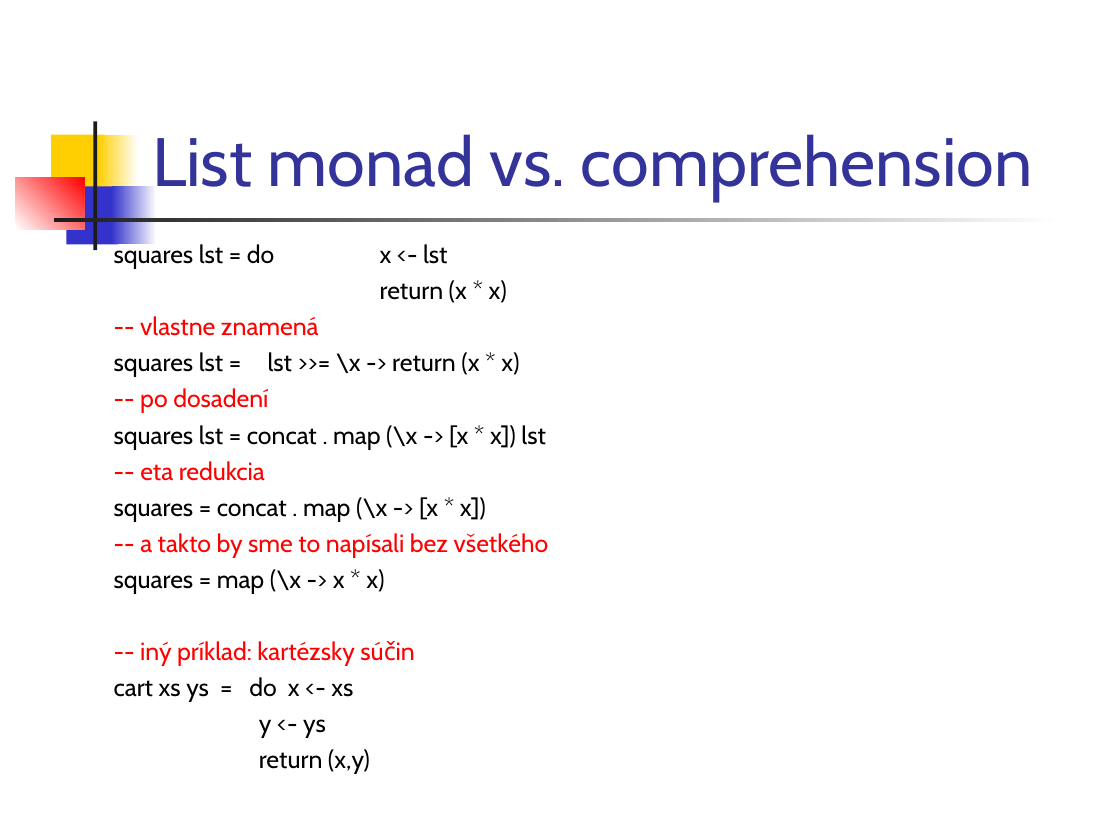
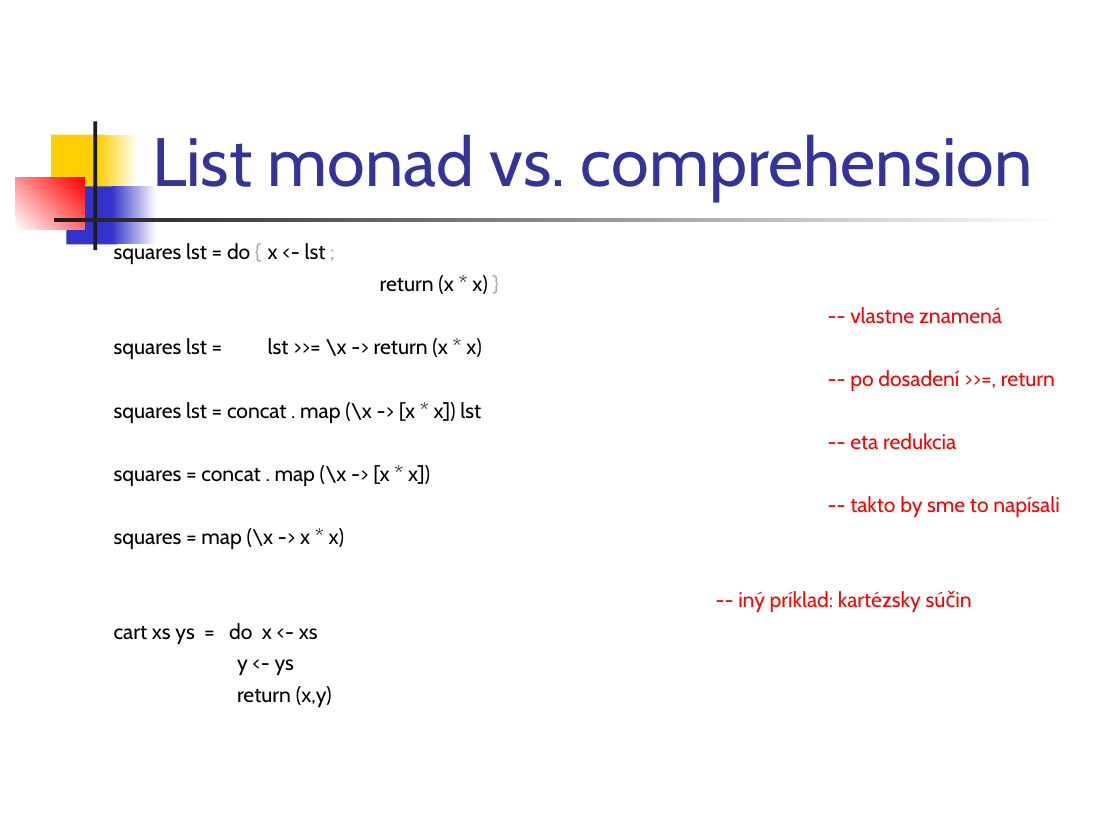
Before and after one commit to Funkcionalne/Prednasky, a slide deck: slide 13 of 12/12_fpro.ppt (slide 12 before the commit). Drawn at 1120x840 pixels with LibreOffice and Linux fonts; fonts in the diff are those of the drawing. Boxes give left, top, right and bottom in pixels: in the first picture for what was removed or moved away, otherwise in the second. Text is boxed around its words. In the diff, an @@ line names an element or a change of style, - is before the commit and + after.

```diff
--- a/12/12_fpro.ppt
+++ b/12/12_fpro.ppt
@@ text at (114, 242, 488, 294): text changed; size 16 to 13.6 pt @@
-squares lst = do x <- lst
-return (x * x)
+squares lst = do { x <- lst ;
+return (x * x) }
@@ text at (114, 307, 1002, 707): size 16 to 13.6 pt in "-- vlastne znamená", "squares lst = lst >>= \x -> ...", "squares lst = concat . map (\x ...", "-- eta redukcia" and 6 more places @@
@@ text at (850, 370, 1055, 391): text changed; size 16 to 13.6 pt @@
--- po dosadení
+-- po dosadení >>=, return
@@ text at (850, 496, 1059, 517): text changed; size 16 to 13.6 pt @@
--- a takto by sme to napísali bez všetkého
+-- takto by sme to napísali
```
Also in this commit, not shown: 18 other slides changed, 2 slides added, 1 other file.
